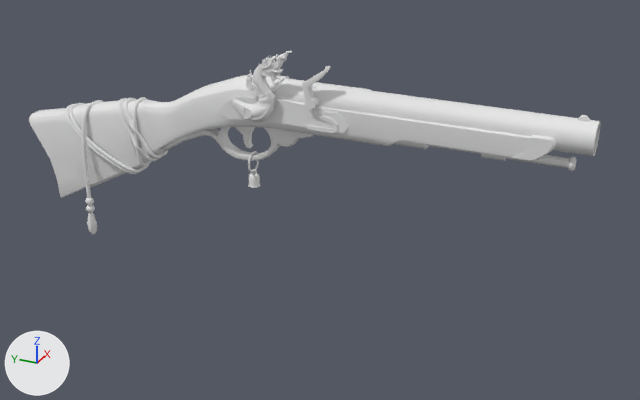
Renders of the FBX model Assets/Model/Prop/R_GUN.fbx from each side of a commit.
Both versions are drawn from a camera (50 mm lens) standing at (-0.878, -0.456, 0.545) and looking at (0.023, -0.051, 0.094). The lights are fixed; the arrows at lower left show +X, +Y and +Z. The picture after the commit comes second. Materials are left out; every surface is plain grey. Vertices at exactly the same position are counted once.
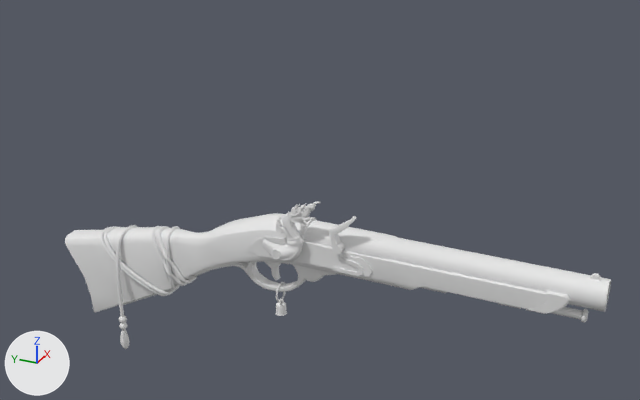
Changed parts and their boxes (x1, y1, x2, y2) in the pictures (640 x 400 px; the box of a moved part takes in the faces that stretch with it):
'BaseGun', reshaped (20% taller)
    before: (29, 75, 600, 198)
    after: (65, 201, 611, 349)
'Cube.015', deleted
    before: (232, 51, 292, 122)
'Cube.010', deleted
    before: (81, 100, 103, 235)
'Cube.013', deleted
    before: (302, 66, 331, 110)
'Cube.011', deleted
    before: (248, 151, 260, 188)
'Cube.014', deleted
    before: (235, 126, 255, 148)
part 1 of me_cube_014, moved or reshaped
    before: (124, 98, 168, 158)
    after: (157, 226, 197, 284)
part 2 of me_cube_014, moved or reshaped
    before: (65, 104, 137, 174)
    after: (100, 227, 167, 296)
part 3 of me_cube_014, moved or reshaped
    before: (118, 98, 159, 161)
    after: (151, 226, 187, 286)
part 4 of me_cube_014, moved or reshaped
    before: (69, 103, 149, 173)
    after: (103, 226, 177, 295)
part 5 of me_cube_014, moved or reshaped
    before: (133, 97, 152, 167)
    after: (165, 226, 181, 290)
part 6 of me_cube_014, moved or reshaped
    before: (276, 78, 600, 156)
    after: (304, 220, 611, 312)
part 7 of me_cube_014, moved or reshaped
    before: (577, 115, 591, 122)
    after: (589, 273, 602, 281)
part 8 of me_cube_014, moved or reshaped
    before: (394, 141, 577, 171)
    after: (419, 287, 589, 323)
part 9 of me_cube_014, moved or reshaped
    before: (60, 100, 142, 188)
    after: (95, 227, 173, 305)
part 10 of me_cube_014, moved or reshaped
    before: (122, 100, 169, 163)
    after: (155, 228, 199, 286)
part 11 of me_cube_014, moved or reshaped
    before: (306, 108, 338, 133)
    after: (333, 253, 363, 276)
part 12 of me_cube_014, moved or reshaped
    before: (29, 75, 534, 198)
    after: (65, 213, 549, 313)
part 13 of me_cube_014, moved or reshaped
    before: (161, 127, 313, 161)
    after: (192, 262, 336, 292)
part 14 of me_cube_014, moved or reshaped
    before: (510, 135, 557, 161)
    after: (526, 290, 570, 314)
part 15 of me_cube_014, added
    after: (262, 201, 356, 316)
part 16 of me_cube_014, added
    after: (116, 225, 137, 349)

The change in detail:
me_cube_014 is used by ob_basegun; location (0.0, 0.0, 0.0).
me_cube_014 had 3477 vertices, 3281 faces and spanned x -0.028..0.025, y -0.366..0.357, z 0.045..0.252.
me_cube_014 now has 10186 vertices, 10078 faces and spans x -0.037..0.025, y -0.4..0.323, z -0.167..0.118.
me_cube_014 part 1: the loose piece of 408 vertices spanning x -0.025..0.019, y 0.157..0.205, z 0.125..0.197 is moved by (0.0, -0.033, -0.174).
me_cube_014 part 2: the loose piece of 504 vertices spanning x -0.028..0.025, y 0.195..0.297, z 0.098..0.176 is moved by (0.0, -0.033, -0.174).
me_cube_014 part 3: the loose piece of 456 vertices spanning x -0.025..0.024, y 0.165..0.215, z 0.12..0.196 is moved by (0.0, -0.033, -0.174).
me_cube_014 part 4: the loose piece of 504 vertices spanning x -0.028..0.025, y 0.19..0.291, z 0.1..0.178 is moved by (0.0, -0.033, -0.174).
me_cube_014 part 5: the loose piece of 408 vertices spanning x -0.021..0.024, y 0.18..0.188, z 0.11..0.2 is moved by (0.0, -0.033, -0.174).
me_cube_014 part 6: the loose piece of 107 vertices spanning x -0.019..0.019, y -0.366..-0.014, z 0.213..0.25 is moved by (0.0, -0.033, -0.174).
me_cube_014 part 7: the loose piece of 8 vertices spanning x -0.003..0.003, y -0.359..-0.344, z 0.247..0.252 is moved by (0.0, -0.033, -0.174).
me_cube_014 part 8: the loose piece of 193 vertices spanning x -0.008..0.008, y -0.349..-0.138, z 0.192..0.208 is moved by (0.0, -0.033, -0.174).
me_cube_014 part 9: the loose piece of 66 vertices spanning x -0.023..0.023, y 0.181..0.304, z 0.067..0.194 is moved by (0.0, -0.033, -0.174).
me_cube_014 part 10: the loose piece of 72 vertices spanning x -0.017..0.017, y 0.15..0.232, z 0.099..0.197 is moved by (0.0, -0.033, -0.174).
me_cube_014 part 11: the loose piece of 36 vertices spanning x -0.024..-0.02, y -0.093..-0.055, z 0.202..0.229 is moved by (0.0, -0.033, -0.174).
me_cube_014 part 12: the loose piece of 402 vertices spanning x -0.023..0.022, y -0.317..0.357, z 0.045..0.251 is moved by (0.0, -0.033, -0.174).
me_cube_014 part 13: the loose piece of 241 vertices spanning x -0.007..0.007, y -0.052..0.194, z 0.113..0.192 is moved by (0.0, -0.033, -0.174).
me_cube_014 part 14: the loose piece of 72 vertices spanning x -0.022..0.022, y -0.33..-0.284, z 0.203..0.232 is moved by (0.0, -0.033, -0.174).
me_cube_014 part 15: 6146 vertices added at x -0.037..0.012, y -0.117..0.019, z -0.066..0.118.
me_cube_014 part 16: 563 vertices added at x -0.036..0.025, y 0.167..0.231, z -0.167..0.012.
Object 'Cube.013' (ob_cube_013) is deleted.
Object 'Cube.010' (ob_cube_010) is deleted.
Object 'Cube.014' (ob_cube_014) is deleted.
Object 'Cube.015' (ob_cube_015) is deleted.
Object 'Cube.011' (ob_cube_011) is deleted.
